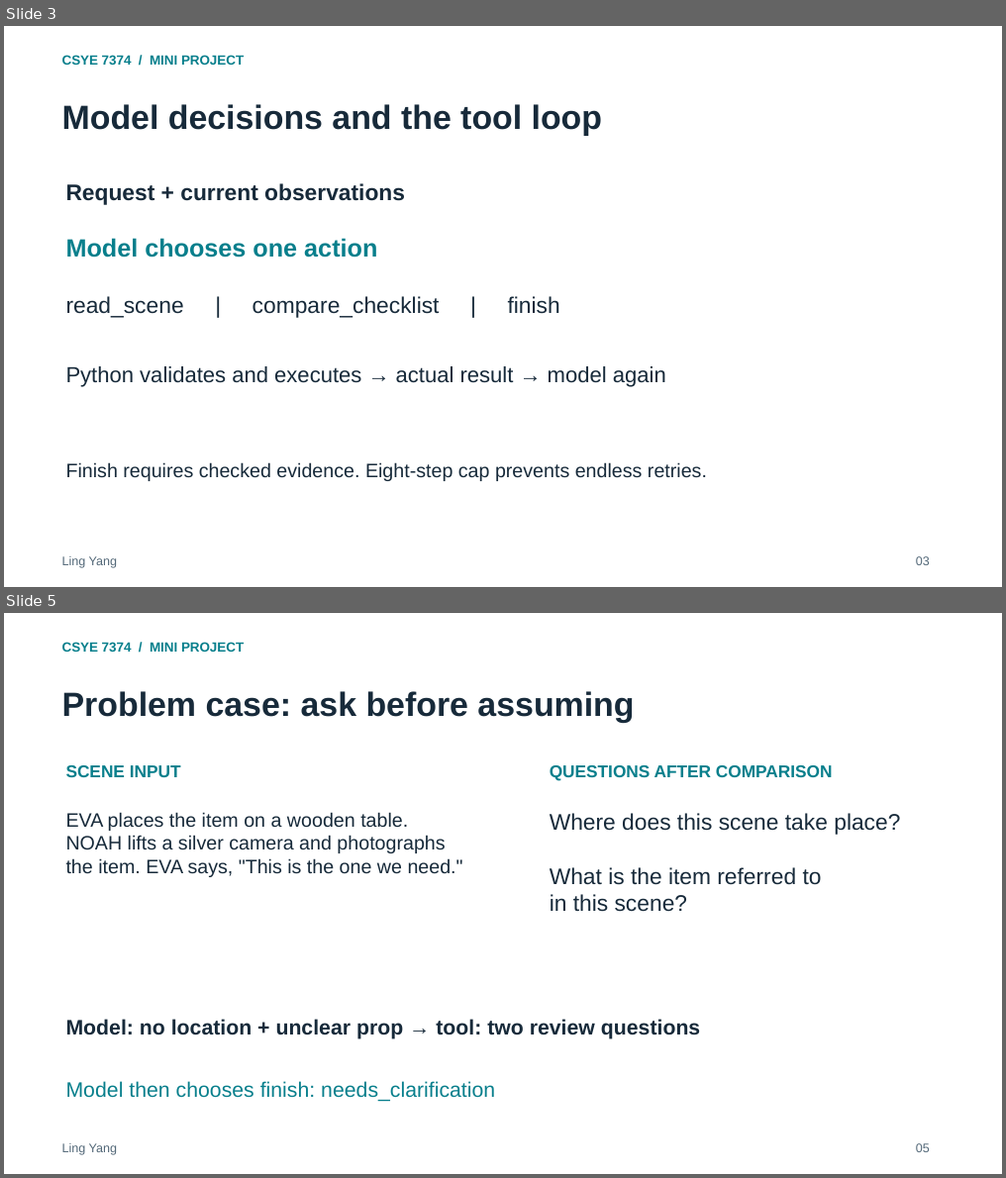
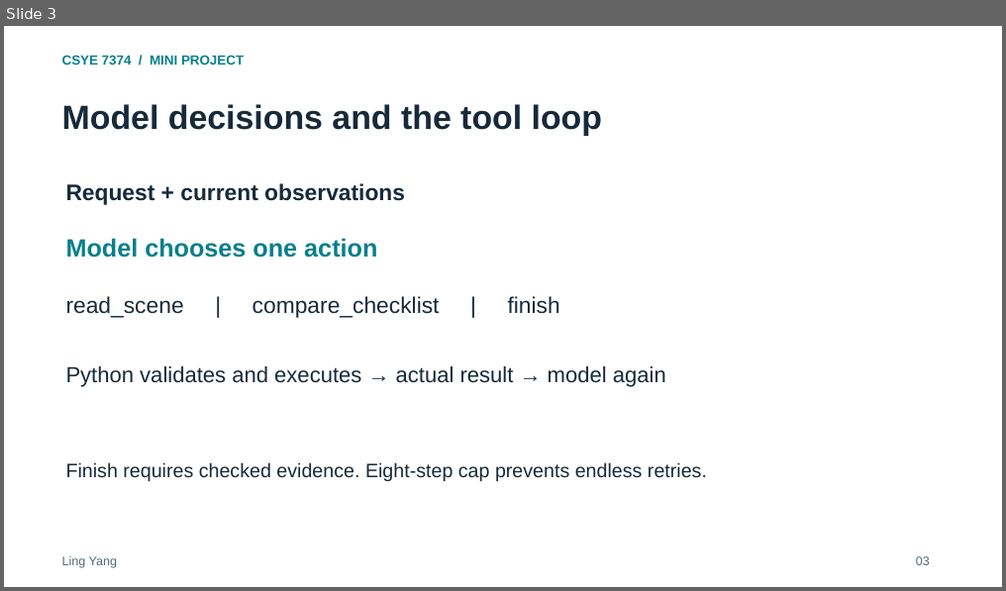
Before and after one commit to ling0021/script-production-checklist-agent, a slide deck: deliverables/Project_Presentation.pptx. Shown one above the other, each under a label of ours: slides 3 and 5 before the commit, slide 3 after it; the slides between them are not shown. The pictures are 1006x1178 and 1006x591 pixels, drawn with LibreOffice and Linux fonts; fonts in the diff are those of the drawing. Boxes give left, top, right and bottom in pixels: in the first picture for what was removed or moved away, otherwise in the second. Text is boxed around its words. In the diff, an @@ line names an element or a change of style, - is before the commit and + after.

Commit message:
Clarify model responsibilities and add live recovery evidence

```diff
--- a/deliverables/Project_Presentation.pptx
+++ b/deliverables/Project_Presentation.pptx
@@ slide 5 removed at <box>4,613,1002,1174</box>, background #FFFFFF @@
@@ text removed at <box>62,641,244,655</box> @@
-CSYE 7374 / MINI PROJECT
@@ text removed at <box>62,691,634,723</box> @@
-Problem case: ask before assuming
@@ text removed at <box>66,765,181,777</box> @@
-SCENE INPUT
@@ text removed at <box>549,765,833,781</box> @@
-QUESTIONS AFTER COMPARISON
@@ text removed at <box>66,812,463,877</box> @@
-EVA places the item on a wooden table.
-NOAH lifts a silver camera and photographs
-the item. EVA says, "This is the one we need."
@@ text removed at <box>549,813,900,912</box> @@
-Where does this scene take place?
-What is the item referred to
-in this scene?
@@ text removed at <box>66,1019,700,1040</box> @@
-Model: no location + unclear prop → tool: two review questions
@@ text removed at <box>66,1081,495,1102</box> @@
-Model then chooses finish: needs_clarification
@@ text removed at <box>62,1144,117,1156</box> @@
-Ling Yang
@@ text removed at <box>916,1144,930,1153</box> @@
-05
```
Also in this commit, not shown: 3 slides changed, 2 slides added, 1 other slide removed, 22 other files.
